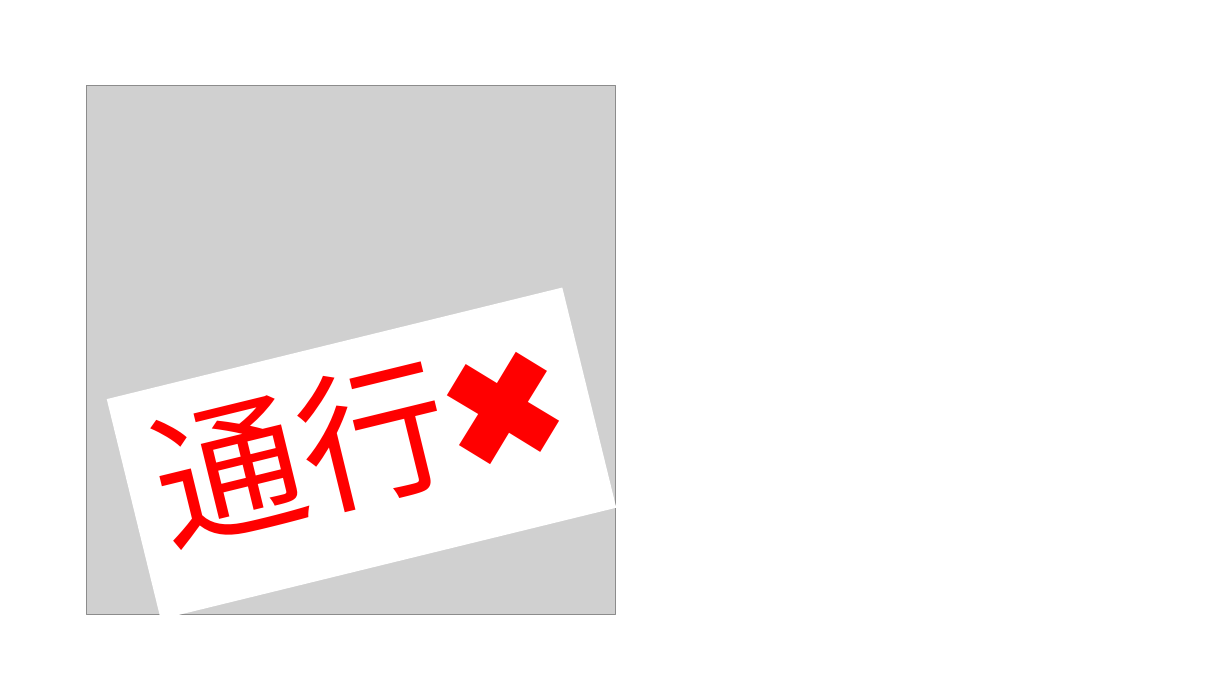
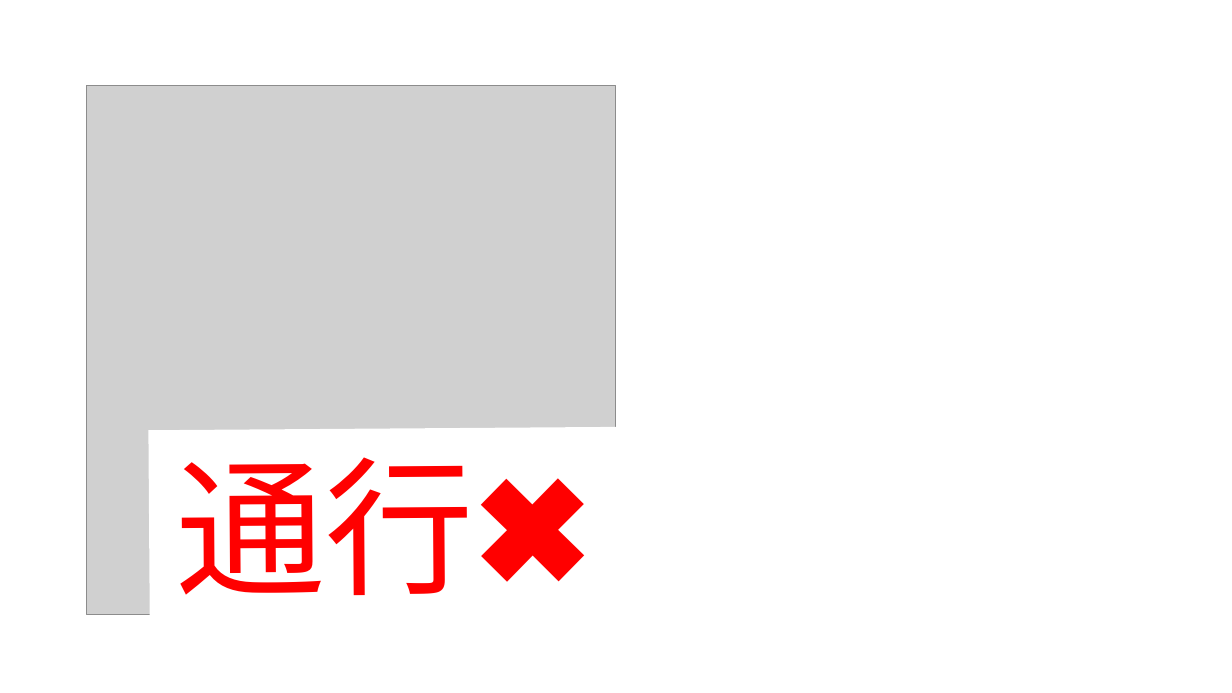
Before and after one commit to sato4app/MapGPS, a slide deck: slide 1 of icons/icon-closure.odp. Drawn at 1232x693 pixels with LibreOffice and Linux fonts; fonts in the diff are those of the drawing; grey boxes stand for pictures. Boxes give left, top, right and bottom in pixels: in the first picture for what was removed or moved away, otherwise in the second. Text is boxed around its words. In the diff, an @@ line names an element or a change of style, - is before the commit and + after.

```diff
--- a/icons/icon-closure.odp
+++ b/icons/icon-closure.odp
@@ rectangle "通行✖" at box(149, 428, 620, 658): rotation 346 to 359 degrees @@
```
Also in this commit, not shown: 1 other file.
